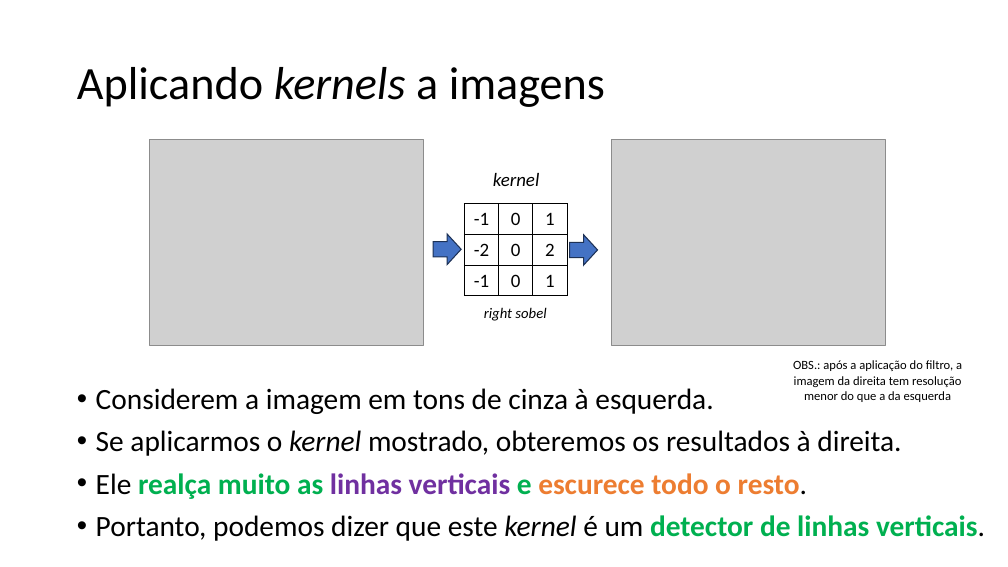
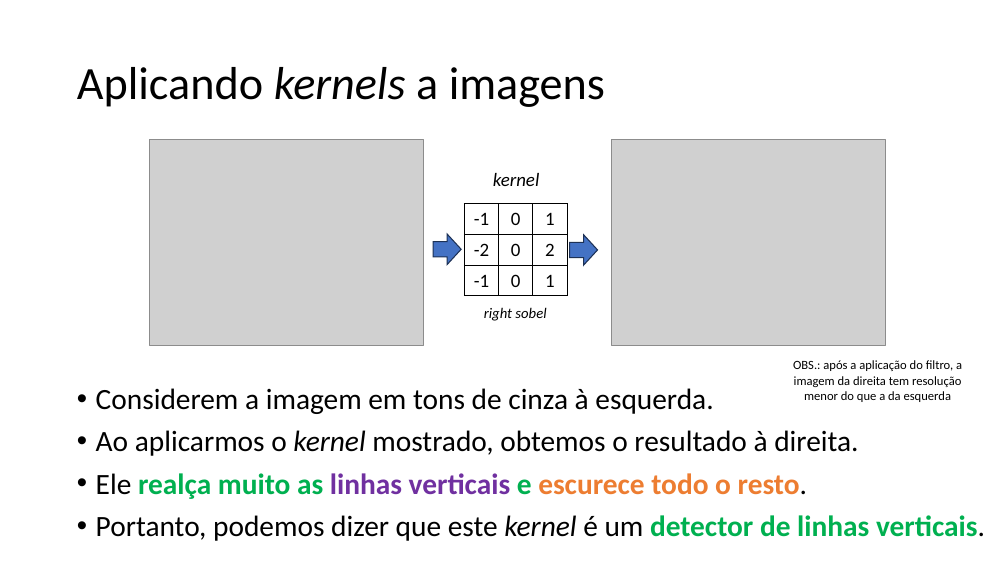
Before and after one commit to zz4fap/c24_inteligencia_artificial, a slide deck: slide 41 of slides/C24_CNN.pptx (slide 39 before the commit). Drawn at 1008x567 pixels with LibreOffice and Linux fonts; fonts in the diff are those of the drawing; grey boxes stand for pictures. Boxes give left, top, right and bottom in pixels: in the first picture for what was removed or moved away, otherwise in the second. Text is boxed around its words. In the diff, an @@ line names an element or a change of style, - is before the commit and + after.

```diff
--- a/slides/C24_CNN.pptx
+++ b/slides/C24_CNN.pptx
@@ text at (96, 430, 858, 456): text changed @@
-• Se aplicarmos o kernel mostrado, obteremos os resultados à direita.
+• Ao aplicarmos o kernel mostrado, obtemos o resultado à direita.
```
Also in this commit, not shown: 13 other slides changed, 2 slides added, 2 other files.
